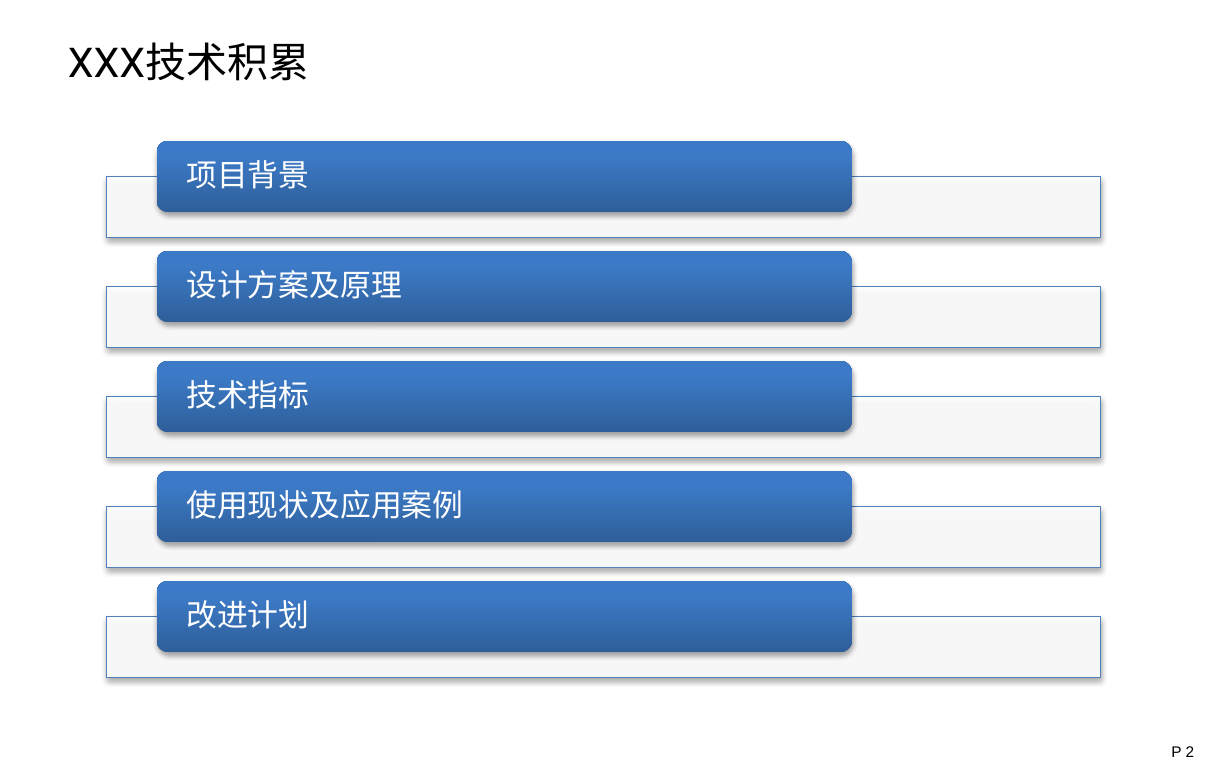
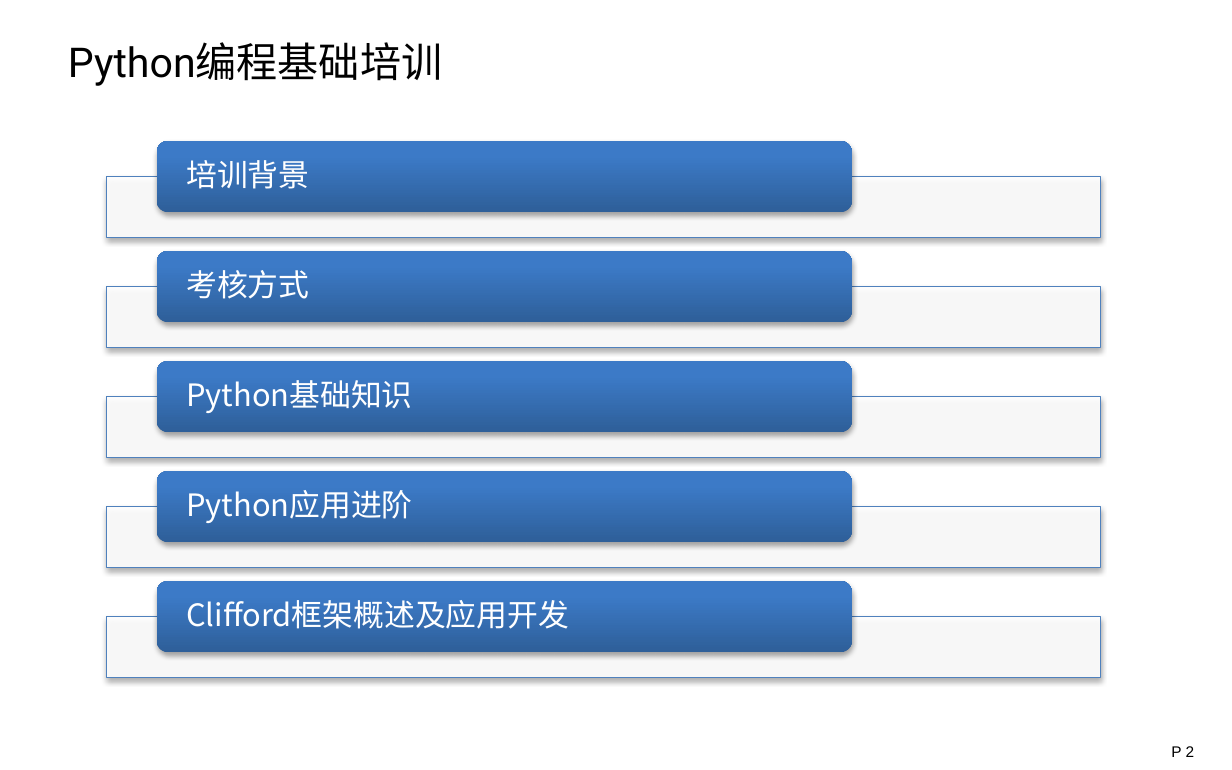
Before and after one commit to XiaosuLiao/p_course, a slide deck: slide 2 of Python课件.pptx. Drawn at 1232x770 pixels with LibreOffice and Linux fonts; fonts in the diff are those of the drawing; background and template pictures are left out. Boxes give left, top, right and bottom in pixels: in the first picture for what was removed or moved away, otherwise in the second. Text is boxed around its words. In the diff, an @@ line names an element or a change of style, - is before the commit and + after.

```diff
--- a/Python课件.pptx
+++ b/Python课件.pptx
@@ title at <box>68,42,442,86</box>: text changed @@
-XXX技术积累
+Python编程基础培训
@@ text at <box>186,160,309,189</box>: text changed @@
-项目背景
+培训背景
@@ text at <box>186,270,309,299</box>: text changed @@
-设计方案及原理
+考核方式
@@ text at <box>186,380,413,413</box>: text changed @@
-技术指标
+Python基础知识
@@ text at <box>186,490,413,523</box>: text changed @@
-使用现状及应用案例
+Python应用进阶
@@ text at <box>186,600,569,629</box>: text changed @@
-改进计划
+Clifford框架概述及应用开发
```
Also in this commit, not shown: 3 other slides changed, 3 slides added, 2 other files.
